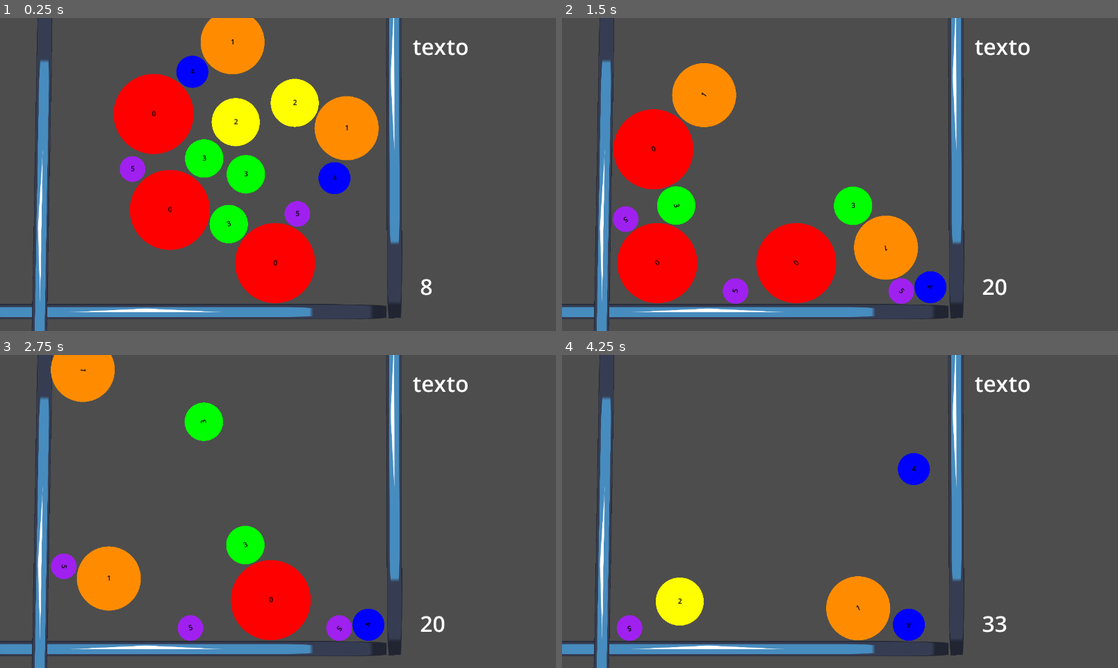
Above: before the commit, frames 1-4 (two rows, left to right).
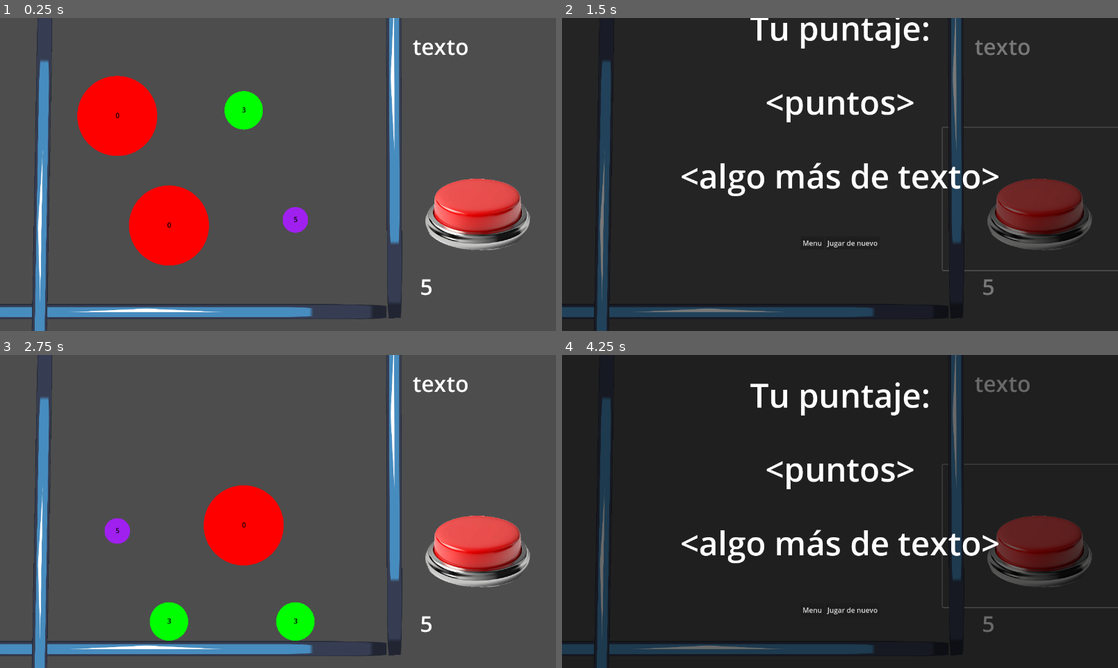
Above: after the commit, the same moments.

Repository: EmpanadaDeAbuela/fusion
Game: Godot game, scene res://Scenes/main.tscn
The game is run twice, just before and just after one commit, with the same random seed, the same clock (stepped at 60 frames per second) and the same inputs. The engine's default icon, where the game draws it, is replaced by a stand-in: a white triangle on a blue panel in a dark square.
Inputs (mouse positions are in pixels of both pictures, inside the frame that each line leads up to):
- Up to frame 1 (0.25 s): no input
- Up to frame 2 (1.5 s): click (1040, 199) at 0.52 s; click (812, 168) at 1.25 s, where only the run after the commit has a clickable "Menu"
- Up to frame 3 (2.75 s): click (289, 608) at 2 s, where only the run after the commit has a clickable "Jugar de nuevo"
- Up to frame 4 (4.25 s): click (1040, 536) at 2.77 s; click (851, 505) at 3.5 s, where only the run after the commit has a clickable "Jugar de nuevo"

The runs differ from the first frame. In frame 1, 20% of the frame differs, in the area x 13-96%, y 0-92%; in frame 2, 99%; in frame 3, 16%; in frame 4, 99%, in the area x 0-100%, y 0-100%.

Commit message:
boton + menus básicos

Diff:
--- a/Scenes/main.tscn
+++ b/Scenes/main.tscn
@@ -1,11 +1,14 @@
-[gd_scene load_steps=8 format=3 uid="uid://dw4rb18qjspg0"]
+[gd_scene load_steps=11 format=3 uid="uid://dw4rb18qjspg0"]
 
 [ext_resource type="Texture2D" uid="uid://cintlrmjfsdta" path="res://Sprites/icon.svg" id="1_2tyx8"]
 [ext_resource type="Script" path="res://Scripts/fusionManager.gd" id="1_8st66"]
 [ext_resource type="Script" path="res://Scripts/ballSpawner.gd" id="2_6spoq"]
 [ext_resource type="PackedScene" uid="uid://bn4xb64ckllpp" path="res://Prefabs/ball.tscn" id="2_7qxot"]
 [ext_resource type="Script" path="res://Scripts/clickManager.gd" id="2_ckqlq"]
-[ext_resource type="Script" path="res://Scripts/energy_manager.gd" id="2_qkr74"]
+[ext_resource type="Texture2D" uid="uid://be0i0xlrwg0jy" path="res://Sprites/btn.png" id="6_xln5p"]
+[ext_resource type="Script" path="res://Scripts/button.gd" id="7_ixnxv"]
+[ext_resource type="Texture2D" uid="uid://dd0gjdbaihwof" path="res://Sprites/blackLayer.png" id="7_v2hfy"]
+[ext_resource type="PackedScene" uid="uid://bpbwoie5phapk" path="res://Scenes/pantalla_final.tscn" id="9_p3nva"]
 
 [sub_resource type="RectangleShape2D" id="RectangleShape2D_n11v6"]
 size = Vector2(1082, 35)
@@ -19,9 +22,6 @@
 
 [node name="clickManager" type="Node2D" parent="."]
 script = ExtResource("2_ckqlq")
-
-[node name="energyManager" type="Node2D" parent="."]
-script = ExtResource("2_qkr74")
 
 [node name="Label2" type="Label" parent="."]
 offset_left = 310.0
@@ -103,65 +103,49 @@
 instanciadaDesdeEditor = true
 
 [node name="ball2" parent="." instance=ExtResource("2_7qxot")]
-position = Vector2(-170, -37)
+position = Vector2(-79, -148)
 instanciadaDesdeEditor = true
 
 [node name="ball3" parent="." instance=ExtResource("2_7qxot")]
-position = Vector2(-11, 233)
+position = Vector2(-251, 117)
 instanciadaDesdeEditor = true
 
 [node name="ball4" parent="." instance=ExtResource("2_7qxot")]
-position = Vector2(-221, 92)
-instanciadaDesdeEditor = true
-
-[node name="ball5" parent="." instance=ExtResource("2_7qxot")]
-position = Vector2(-74, -1)
-instanciadaDesdeEditor = true
-
-[node name="ball6" parent="." instance=ExtResource("2_7qxot")]
-position = Vector2(-284, -142)
-instanciadaDesdeEditor = true
-
-[node name="ball7" parent="." instance=ExtResource("2_7qxot")]
-position = Vector2(-125, 128)
-instanciadaDesdeEditor = true
-
-[node name="ball8" parent="." instance=ExtResource("2_7qxot")]
-position = Vector2(-335, -13)
-instanciadaDesdeEditor = true
-
-[node name="ball9" parent="." instance=ExtResource("2_7qxot")]
-position = Vector2(181, -121)
-instanciadaDesdeEditor = true
-
-[node name="ball10" parent="." instance=ExtResource("2_7qxot")]
-position = Vector2(-29, -262)
-instanciadaDesdeEditor = true
-
-[node name="ball11" parent="." instance=ExtResource("2_7qxot")]
-position = Vector2(130, 8)
-instanciadaDesdeEditor = true
-
-[node name="ball12" parent="." instance=ExtResource("2_7qxot")]
-position = Vector2(-80, -133)
-instanciadaDesdeEditor = true
-
-[node name="ball13" parent="." instance=ExtResource("2_7qxot")]
-position = Vector2(67, -226)
-instanciadaDesdeEditor = true
-
-[node name="ball14" parent="." instance=ExtResource("2_7qxot")]
-position = Vector2(-143, -367)
-instanciadaDesdeEditor = true
-
-[node name="ball15" parent="." instance=ExtResource("2_7qxot")]
-position = Vector2(16, -97)
-instanciadaDesdeEditor = true
-
-[node name="ball16" parent="." instance=ExtResource("2_7qxot")]
-position = Vector2(-194, -238)
+position = Vector2(-370, -135)
 instanciadaDesdeEditor = true
 
 [node name="Red-button-isolate-backbround-3d-render-png" type="Sprite2D" parent="."]
 position = Vector2(406, 32)
 scale = Vector2(0.38, 0.38)
+
+[node name="Button" type="Button" parent="."]
+offset_left = 236.0
+offset_top = -80.0
+offset_right = 856.0
+offset_bottom = 376.0
+scale = Vector2(0.72, 0.72)
+icon = ExtResource("6_xln5p")
+flat = true
+icon_alignment = 1
+script = ExtResource("7_ixnxv")
+
+[node name="blackLayer" type="Sprite2D" parent="."]
+modulate = Color(1, 1, 1, 0)
+top_level = true
+position = Vector2(0, 21)
+scale = Vector2(2.13, 1.73)
+texture = ExtResource("7_v2hfy")
+
+[node name="pantallaFinal" parent="." instance=ExtResource("9_p3nva")]
+top_level = true
+anchors_preset = 8
+anchor_left = 0.5
+anchor_top = 0.5
+anchor_right = 0.5
+anchor_bottom = 0.5
+offset_left = -640.0
+offset_top = -1050.0
+offset_right = -640.0
+offset_bottom = -1050.0
+
+[connection signal="pressed" from="Button" to="Button" method="_on_pressed"]
--- /dev/null
+++ b/Scenes/menu.tscn
@@ -0,0 +1,45 @@
+[gd_scene format=3 uid="uid://3hl3ungkx4c8"]
+
+[node name="menu" type="Control"]
+layout_mode = 3
+anchors_preset = 15
+anchor_right = 1.0
+anchor_bottom = 1.0
+grow_horizontal = 2
+grow_vertical = 2
+
+[node name="VBoxContainer" type="VBoxContainer" parent="."]
+layout_mode = 1
+anchors_preset = 14
+anchor_top = 0.5
+anchor_right = 1.0
+anchor_bottom = 0.5
+offset_top = -293.0
+offset_bottom = 152.0
+grow_horizontal = 2
+grow_vertical = 2
+theme_override_constants/separation = 65
+alignment = 1
+
+[node name="Label" type="Label" parent="VBoxContainer"]
+layout_mode = 2
+theme_override_font_sizes/font_size = 76
+text = "Romper las bolas"
+horizontal_alignment = 1
+
+[node name="Label2" type="Label" parent="VBoxContainer"]
+layout_mode = 2
+theme_override_font_sizes/font_size = 76
+text = "el juego"
+horizontal_alignment = 1
+
+[node name="Button" type="Button" parent="."]
+layout_mode = 1
+anchors_preset = 14
+anchor_top = 0.5
+anchor_right = 1.0
+anchor_bottom = 0.5
+offset_top = 245.0
+offset_bottom = 253.0
+grow_horizontal = 2
+grow_vertical = 2
--- /dev/null
+++ b/Scenes/pantalla_final.tscn
@@ -0,0 +1,65 @@
+[gd_scene load_steps=2 format=3 uid="uid://bpbwoie5phapk"]
+
+[ext_resource type="Script" path="res://Scripts/pantalla_final.gd" id="1_dxg50"]
+
+[node name="pantallaFinal" type="Control"]
+layout_mode = 3
+anchors_preset = 15
+anchor_right = 1.0
+anchor_bottom = 1.0
+grow_horizontal = 2
+grow_vertical = 2
+script = ExtResource("1_dxg50")
+
+[node name="VBoxContainer" type="VBoxContainer" parent="."]
+layout_mode = 1
+anchors_preset = 14
+anchor_top = 0.5
+anchor_right = 1.0
+anchor_bottom = 0.5
+offset_top = -293.0
+offset_bottom = 152.0
+grow_horizontal = 2
+grow_vertical = 2
+theme_override_constants/separation = 65
+alignment = 1
+
+[node name="Label" type="Label" parent="VBoxContainer"]
+layout_mode = 2
+theme_override_font_sizes/font_size = 76
+text = "Tu puntaje:"
+horizontal_alignment = 1
+
+[node name="Label2" type="Label" parent="VBoxContainer"]
+layout_mode = 2
+theme_override_font_sizes/font_size = 76
+text = "<puntos>"
+horizontal_alignment = 1
+
+[node name="Label3" type="Label" parent="VBoxContainer"]
+layout_mode = 2
+theme_override_font_sizes/font_size = 76
+text = "<algo más de texto>"
+horizontal_alignment = 1
+
+[node name="HBoxContainer" type="HBoxContainer" parent="."]
+layout_mode = 1
+anchors_preset = 15
+anchor_right = 1.0
+anchor_bottom = 1.0
+offset_top = 559.0
+offset_bottom = -50.47
+grow_horizontal = 2
+grow_vertical = 2
+alignment = 1
+
+[node name="menuButton" type="Button" parent="HBoxContainer"]
+layout_mode = 2
+text = "Menu"
+
+[node name="replayButton" type="Button" parent="HBoxContainer"]
+layout_mode = 2
+text = "Jugar de nuevo"
+
+[connection signal="pressed" from="HBoxContainer/menuButton" to="." method="_on_menu_button_pressed"]
+[connection signal="pressed" from="HBoxContainer/replayButton" to="." method="_on_replay_button_pressed"]
--- a/Scripts/ball.gd
+++ b/Scripts/ball.gd
@@ -3,14 +3,19 @@
 var id : int
 @onready var fision = $fision
 @export var instanciadaDesdeEditor := false
+var quieto = false
 
 func _ready() -> void:
+	SignalManager.emit_signal("darPresente")
 	$sprite.instanciadaDesdeEditor = instanciadaDesdeEditor
 	generarID()
 	#$Label.text = str(get_meta("type"))
 
 func _process(delta: float) -> void:
 	$Label.text = str(get_meta("type"))
+
+	if linear_velocity == Vector2(0,0):
+		SignalManager.emit_signal("meQuedeQuieto")
 
 func generarID():
 	id = randf_range(0, 999999999) #por si acaso viste
--- a/Scripts/ballSpawner.gd
+++ b/Scripts/ballSpawner.gd
@@ -1,6 +1,7 @@
 extends Node2D
 
 var bola = preload("res://Prefabs/ball.tscn")
+@onready var main = $".."
 
 # Called when the node enters the scene tree for the first time.
 func _ready() -> void:
@@ -9,7 +10,7 @@
 
 # Called every frame. 'delta' is the elapsed time since the previous frame.
 func _process(delta: float) -> void:
-	if Input.is_action_pressed("space"):
+	if Input.is_action_just_pressed("space") and !main.nivelTerminado:
 		instanciarBola()
 
 func instanciarBola():
--- /dev/null
+++ b/Scripts/button.gd
@@ -0,0 +1,15 @@
+extends Button
+
+
+func _on_pressed() -> void:
+	aparecerPantallaFinal()
+
+func aparecerPantallaFinal():
+
+	var tween := create_tween()
+	tween.tween_property($"../blackLayer", "modulate", Color(1, 1, 1, 150.0 / 255.0), 1.0)
+
+	var tween2 = create_tween()
+	tween2.tween_property($"../pantallaFinal", "position", Vector2(0, 0), 1.0)
+
+	SignalManager.emit_signal("nivelTerminado")
--- a/Scripts/clickManager.gd
+++ b/Scripts/clickManager.gd
@@ -3,26 +3,36 @@
 @onready var label = $"../Label"
 
 var clicks = 5
+var listaBolas = []
 
 func _ready() -> void:
 	SignalManager.connect("sumarClicks", sumarClicks)
-	#SignalManager.connect("clickOnBall", restClicks)
-	#emitClickAmount()
-
+	SignalManager.connect("darPresente", ponerPresente)
+	SignalManager.connect("darAusente", ponerAusente)
+	SignalManager.connect("meQuedeQuieto", seQuedoQuieto)
 
 func _process(delta: float) -> void:
 	label.text = str(clicks)
+	#print(listaBolas)
 
 func getClicks():
 	return clicks
 
 func sumarClicks(cant:int):
 	clicks += cant
-	#emitClickAmount()
 
 func restarClicks(cant:int):
 	clicks -= cant
-	#emitClickAmount()
 
 func emitClickAmount():
 	SignalManager.emit_signal("clickAmount", clicks)
+
+func ponerPresente():
+	listaBolas.append(false)
+
+func ponerAusente():
+	listaBolas.erase(listaBolas.back())
+
+func seQuedoQuieto():
+	listaBolas.erase(listaBolas.back())
+	listaBolas.append(true)
--- a/Scripts/energy_manager.gd
+++ /dev/null
@@ -1,13 +0,0 @@
-extends Node2D
-
-@onready var label = $"../Label"
-
-var energy : int
-
-func _ready() -> void:
-	energy = 0
-
-
-func aumentarEnergy(cant:int):
-	energy += cant
-	label.text = str(energy)
--- a/Scripts/fision.gd
+++ b/Scripts/fision.gd
@@ -11,11 +11,8 @@
 
 
 func _physics_process(delta: float) -> void:
-	#print(clicks)
 
 	if Input.is_action_just_pressed("click") and hover and clickManager.getClicks() > 0:
-		#SignalManager.emit_signal("clickOnBall")
-
 
 		clickManager.restarClicks(1)
 		explode()
@@ -26,22 +23,16 @@
 func _on_area_2d_mouse_exited() -> void:
 	hover = false
 
-#func setClickAmount(clickAmount:int):
-#	print(clickAmount)
-#	clicks = clickAmount
-#	print(clicks)
+func omnidirectionalForce(divisor:int):
 
-
-func omnidirectionalForce(divisor:int):
 	for body in rango.get_overlapping_bodies():
-		#print("Cuerpos dentro del rango: ", rango.get_overlapping_bodies().size())
-
 		if body is RigidBody2D:
-			body.sleeping = false  # Despertalo por si acaso
+			body.sleeping = false
 			var dir = (body.global_position - rango.global_position).normalized()
 			var fuerza = 1000/divisor
 			body.apply_impulse(dir * fuerza, Vector2.ZERO)
 
 func explode():
 	omnidirectionalForce(1)
+	SignalManager.emit_signal("darAusente")
 	get_parent().queue_free()
--- a/Scripts/fusion.gd
+++ b/Scripts/fusion.gd
@@ -1,6 +1,5 @@
 extends Node2D
 
-#@onready var energyManager = $"..../energyManager"
 @onready var bola = $".."
 @onready var fision = $"../fision"
 
@@ -10,25 +9,15 @@
 
 func _on_area_2d_body_entered(body: Node2D) -> void:
 
-	if body is RigidBody2D and body != bola: 	#fakin godot te voy a buscar a tu casa y te voy a matar
-		#print(str(bola.get_meta("type")) + " " + str(body.get_meta("type")))
+	if body is RigidBody2D and body != bola and body.get_meta("type") == get_parent().get_meta("type"):
 
-		if body.get_meta("type") == get_parent().get_meta("type"):
-			body.queue_free()
-
-			fusionar(generateToken(body.getId()), (global_position+body.global_position)/2, bola.get_meta("type"))
-			fision.omnidirectionalForce(2)
-
-
-			########## bola.queue_free() ###############
-
-			#energyManager.aumentarEnergy(fusionPoints)
-			#emit_signal("setEnergy", fusionPoints)
+		SignalManager.emit_signal("darAusente")
+		body.queue_free()
+		fusionar(generateToken(body.getId()), (global_position+body.global_position)/2, bola.get_meta("type"))
+		fision.omnidirectionalForce(2)
 
 func fusionar(token:int, newPosition:Vector2, type):
 	SignalManager.emit_signal("fusionar", token, newPosition, type)
 
-
 func generateToken(otherId:int):
-	#print(str(otherId) + " + " + str(bola.getId()) + " = " + str(otherId * bola.getId()))
 	return otherId * bola.getId()
--- a/Scripts/fusionManager.gd
+++ b/Scripts/fusionManager.gd
@@ -1,21 +1,21 @@
 extends Node2D
 
 var bola = preload("res://Prefabs/ball.tscn")
+
+var nivelTerminado = false
 
 var pelotas = []
 
 func _ready():
 	SignalManager.connect("fusionar", fusionar)
+	SignalManager.connect("nivelTerminado", desactivarEscena)
 
 func fusionar(token: int, newPosition:Vector2, type:int):
 
 	if token in pelotas:
-		#pelotas = []
-		#print("el id está en pelotas")
 		instanciarPelotaHija(newPosition, type)
 		sumarClicksDependiendoDeTipo(type)
 	else:
-		#print("el id está vestido")
 		pelotas.append(token)
 
 func instanciarPelotaHija(newPosition:Vector2, type:int):
@@ -34,4 +34,12 @@
 	get_parent().call_deferred("add_child", bolaInstancia)
 
 func sumarClicksDependiendoDeTipo(type:int):
-	SignalManager.emit_signal("sumarClicks", type+1)
+	SignalManager.emit_signal("sumarClicks", 1)
+
+func desactivarEscena():
+
+	nivelTerminado = true
+
+	for node in get_children():
+		if node is RigidBody2D:
+			node.queue_free()
--- /dev/null
+++ b/Scripts/pantalla_final.gd
@@ -0,0 +1,10 @@
+extends Control
+
+
+
+func _on_menu_button_pressed() -> void:
+	get_tree().change_scene_to_file("res://Scenes/menu.tscn")
+
+
+func _on_replay_button_pressed() -> void:
+	get_tree().reload_current_scene()
--- a/Scripts/signalManager.gd
+++ b/Scripts/signalManager.gd
@@ -4,3 +4,8 @@
 #signal clickOnBall()
 #signal clickAmount(clicks:int)
 signal sumarClicks(cant:int)
+signal darPresente()
+signal darAusente()
+signal meQuedeQuieto()
+
+signal nivelTerminado()
Binary file added: Sprites/blackLayer.png
Not shown, added: Sprites/blackLayer.png.import
Binary file added: Sprites/btn.png
Not shown, added: Sprites/btn.png.import
Not shown, changed: puntos.txt
